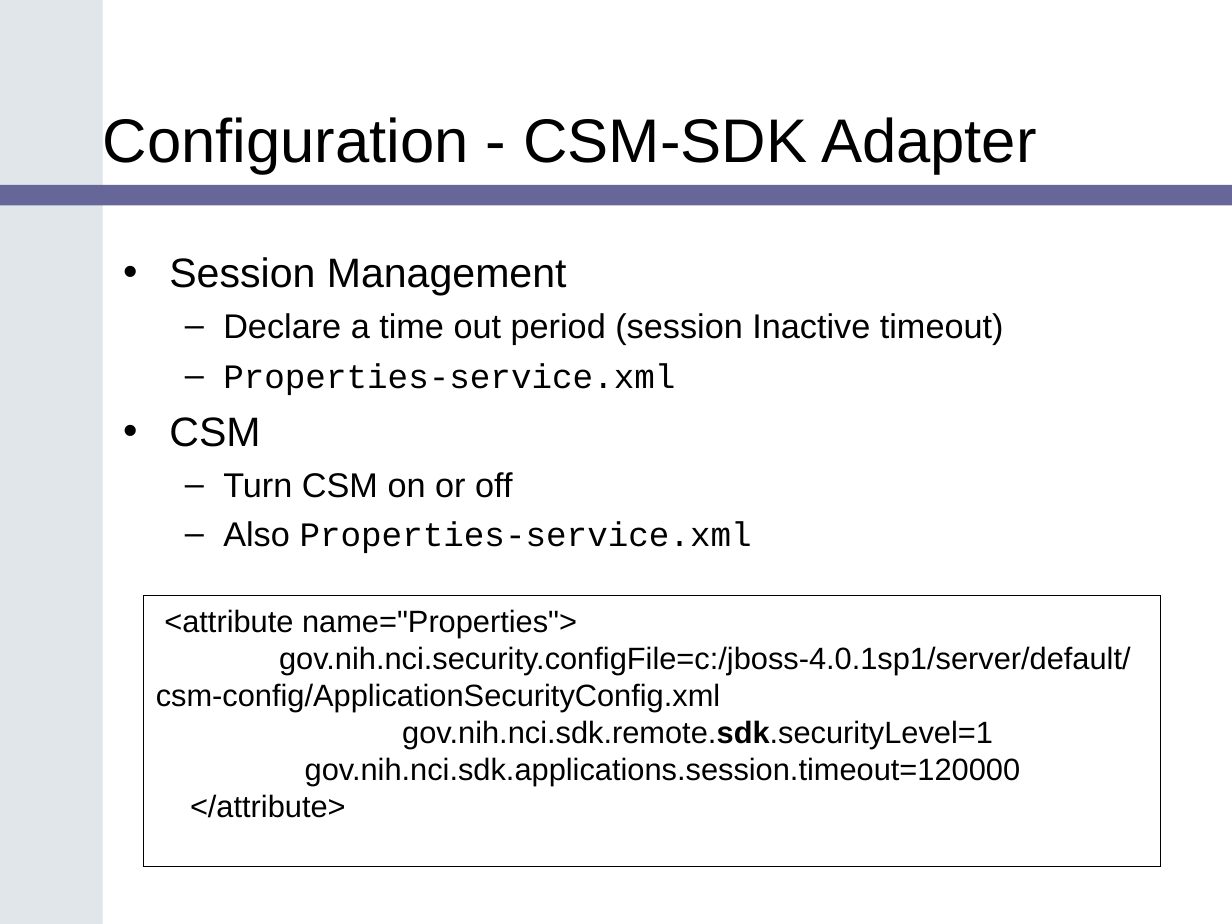
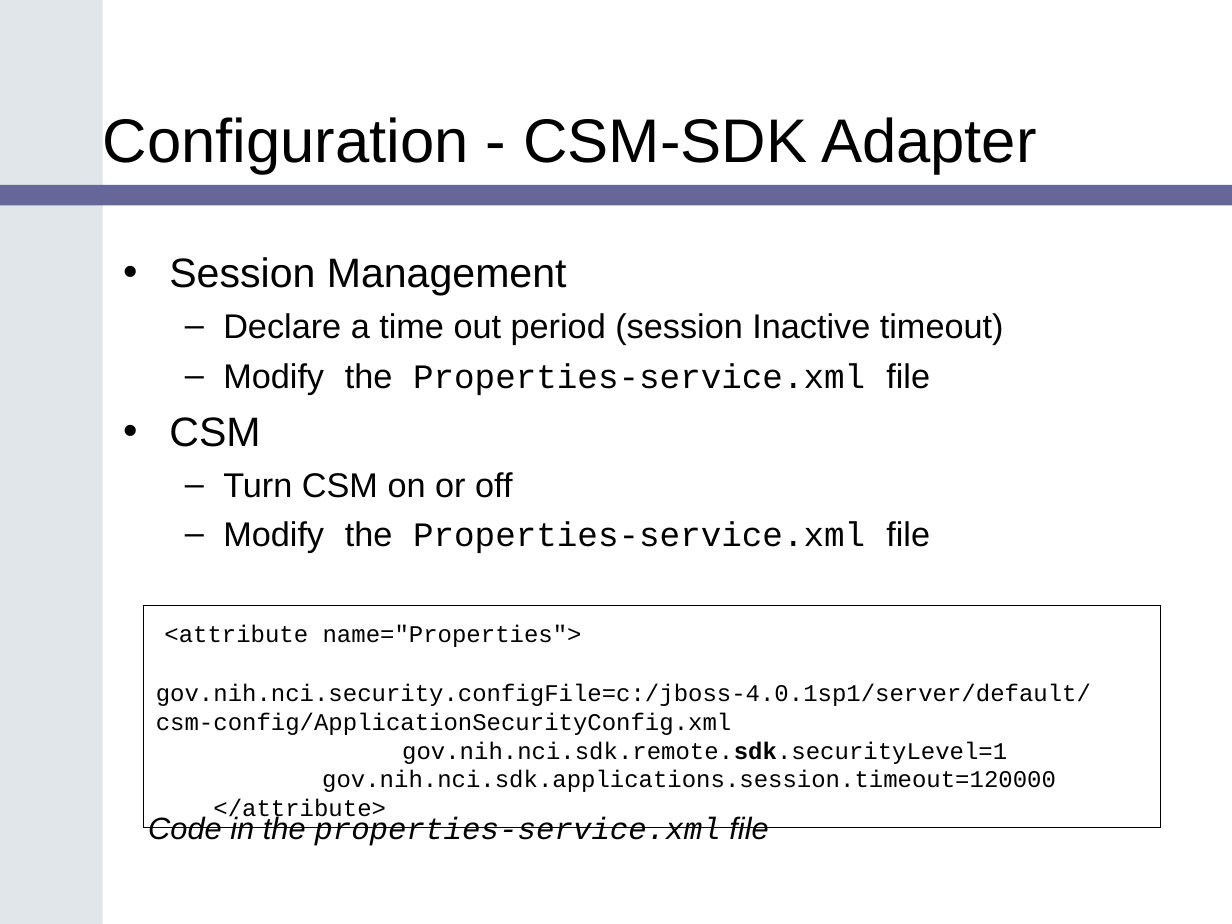
Before and after one commit to CBIIT/common-security-module-docs, a slide deck: slide 11 of Presentations/SDK_Bootcamp_CSM_v1.ppt. Drawn at 1232x924 pixels with LibreOffice and Linux fonts; fonts in the diff are those of the drawing; background and template pictures are left out. Boxes give left, top, right and bottom in pixels: in the first picture for what was removed or moved away, otherwise in the second. Text is boxed around its words. In the diff, an @@ line names an element or a change of style, - is before the commit and + after.

```diff
--- a/Presentations/SDK_Bootcamp_CSM_v1.ppt
+++ b/Presentations/SDK_Bootcamp_CSM_v1.ppt
@@ text at box(223, 363, 930, 395): text changed @@
-  – Properties-service.xml
+  – Modify the Properties-service.xml file
@@ text at box(223, 521, 930, 553): text changed @@
-  – Also Properties-service.xml
+  – Modify the Properties-service.xml file
@@ rectangle "<attribute name="Properties">": place and size @@
-rectangle "<attribute name="Properties">" at box(144, 595, 1161, 866)
+rectangle "<attribute name="Properties">" at box(144, 606, 1161, 828)
@@ rectangle "<attribute name="Properties">" at box(144, 606, 1161, 828): size 18 to 14 pt, font Arial to Courier New @@
@@ text added at box(148, 815, 768, 846), 18 pt, text #000000, italic @@
+Code in the properties-service.xml file
```
Also in this commit, not shown: 2 other slides changed, 2 other files.
